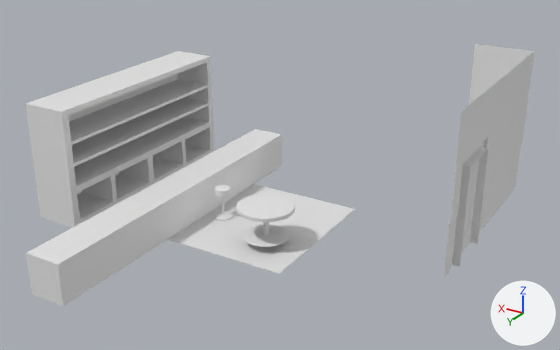
A saved change to the Blender file Assets/Art/Models/BarThings/BarThings.blend.
Both versions are drawn from a 50 mm lens placed at (-48.8, 75.3, 44.9), pointed at (-3.5, -0.2, 7.2). The axes (+X, +Y, +Z) are drawn at lower right. The lights are the same throughout.

In view in the first picture: 'Bar', 'Bar stool', 'Door', 'Floor', 'Shelves', 'Table', 'Wall Corner', 'Wall Door Frame', 'Wall Mid'.
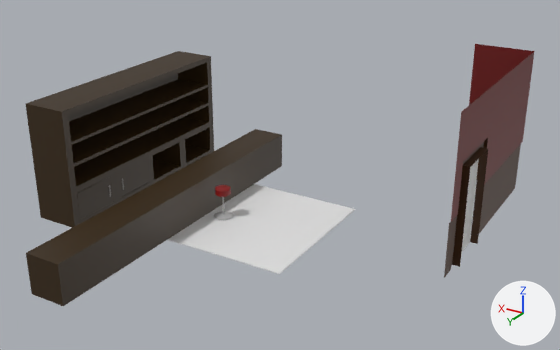
Diff of the bpy script that builds the scene:
```diff
--- a/Assets/Art/Models/BarThings/BarThings.blend.py
+++ b/Assets/Art/Models/BarThings/BarThings.blend.py
@@ mat_material_004 @@
+mat_material_004 = principled_material('Material.004')
+mat_material_004.base_color = (0.0581, 0.02, 0.003)  # brown #44270a
@@ mat_material_010 @@
+mat_material_010 = principled_material('Material.010')
+mat_material_010.base_color = (0.441, 0.441, 0.441)  # grey #b1b1b1
@@ mat_material_009 @@
+mat_material_009 = principled_material('Material.009')
+mat_material_009.base_color = (0.227, 0.000169, 0.0)  # red #830100
@@ me_cube_001 @@
 me_cube_001.from_pydata(...)  # 16 vertices, 14 faces; spans x -0.4..4.28, y -5.68..1.86, z -1.55..3.49
+me_cube_001.materials.append(mat_material_007)  # brown #372506
@@ me_cylinder @@
 me_cylinder.from_pydata(...)  # 224 vertices, 194 faces; spans x -1.31..1.31, y -1.31..1.31, z -9.02..1.18
 # used by ob_bar_stool; location = (4.34, 1.01, 3.68); scale = (1.0, 1.0, 0.391)
+# me_cylinder part 1: all 97 faces centred in x -0.99..0.99, y -0.99..0.99, z -1.0..1.18 switch from no material to mat_material_009 (red #830100)
+# me_cylinder part 2: all 97 faces centred in x -1.16..1.16, y -1.16..1.16, z -9.02..-4.71 switch from no material to mat_material_010 (grey #b1b1b1)
@@ me_plane @@
 # used by ob_shelves; location = (8.76, -1.4, -0.39); rotation_euler = (0.0, 0.0, -1.571), in degrees (0, 0, -90)
-me_plane.from_pydata(...)  # 132 vertices, 126 faces; spans x -15.1..15.1, y 9.5..15.6, z 0.5..16.0
+me_plane.from_pydata(...)  # 128 vertices, 116 faces; spans x -15.1..15.1, y 9.5..15.6, z 0.5..16.0
+# me_plane part 3
+# 4 vertices are removed from x -7.2..7.2, y 9.5, z 1.4..5.1
+# 18 faces are deleted
+# 8 vertices in x 7.2, y 9.5..15.6, z 0.5..5.9 move by (-0.6, 0.0, 0.0)
+# 6 vertices in x -7.2, y 9.5..15.6, z 0.5..5.9 move by (0.6, 0.0, 0.0)
+# 2 vertices move from x -7.2, y 15.1..15.2, z 5.1..5.9 to x -6.5, y 15.1..15.2, z 5.1..5.9
+# 8 new faces join them
+# me_plane part 4: 108 faces spanning x -15.1..15.1, y 9.5..15.6, z 0.5..16.0 switch from no material to mat_material_007 (brown #372506)
@@ me_plane_001 @@
 me_plane_001.from_pydata(...)  # 12 vertices, 5 faces; spans x -16.4..3.2, y 12.2..19.9, z -0.3..-0.1
 # used by ob_wall_mid; location = (-25.59, -31.84, 3.34); rotation_euler = (0.0, 1.571, 0.0), in degrees (0, 90, 0)
+# me_plane_001 part 5: the 1 face centred in x -10.1, y 16.1, z -0.3 switches from no material to mat_material_001 (dark red #6d0c0a)
+# me_plane_001 part 6: the 1 face centred in x -0.2, y 16.1, z -0.2 switches from no material to mat_material_002 (brown #482606)
+me_plane_001.materials.append(mat_material_001)  # dark red #6d0c0a
+me_plane_001.materials.append(mat_material_002)  # brown #482606
+me_plane_001.materials.append(mat_material_003)  # brown #311607
@@ me_plane_002 @@
 me_plane_002.from_pydata(...)  # 18 vertices, 10 faces; spans x -16.4..3.2, y 12.0..19.9, z -0.3..7.6
 # used by ob_wall_corner; location = (-25.59, -39.52, 3.34); rotation_euler = (0.0, 1.571, 0.0), in degrees (0, 90, 0)
+# me_plane_002 part 7: all 2 faces centred in x -0.2, y 12.2..16.1, z -0.2..3.7 switch from no material to mat_material_002 (brown #482606)
+# me_plane_002 part 8: all 2 faces centred in x -10.1, y 12.0..16.0, z -0.3..3.6 switch from no material to mat_material_001 (dark red #6d0c0a)
+me_plane_002.materials.append(mat_material_003)  # brown #311607
@@ me_plane_003 @@
 me_plane_003.from_pydata(...)  # 45 vertices, 26 faces; spans x -17.7..1.8, y 11.0..24.5, z -23.2..-22.3
 # used by ob_wall_door_frame; location = (-3.23, -22.99, 1.97); rotation_euler = (0.0, 1.571, 0.0), in degrees (0, 90, 0)
+# me_plane_003 part 9: all 4 faces centred in x -14.6..-11.5, y 12.4..23.1, z -22.7 switch from no material to mat_material_001 (dark red #6d0c0a)
+# me_plane_003 part 10: all 2 faces centred in x -1.5, y 12.2..23.3, z -22.6 switch from no material to mat_material_002 (brown #482606)
+# me_plane_003 part 11: all 14 faces centred in x -11.5..-3.1, y 13.3..22.2, z -22.8..-22.3 switch from no material to mat_material_004 (brown #44270a)
+me_plane_003.materials.append(mat_material_003)  # brown #311607
@@ me_cube_004 @@
-me_cube_004.from_pydata(...)  # 59 vertices, 49 faces; spans x -0.34..-0.04, y -9.95..-3.64, z -4.94..7.41
+me_cube_004.from_pydata(...)  # 114 vertices, 98 faces; spans x -0.32..0.32, y -9.95..-3.64, z -4.94..7.41
+# me_cube_004 part 12: 59 vertices removed from x -0.34..-0.04, y -9.95..-3.64, z -4.94..7.41; 114 vertices added at x -0.32..0.32, y -9.95..-3.64, z -4.94..7.41
+me_cube_004.materials.append(mat_material_005)  # white #e7e7e7
+me_cube_004.materials.append(mat_material_006)  # yellow #aa8e29
@@ ob_table @@
 ob_table.scale = (1.0, 1.0, 0.391)
+ob_table.hide_set(True)
@@ ob_cupboard_door_right @@
+ob_cupboard_door_right = bpy.data.objects.new('Cupboard door right', me_cube_003)  # 96 vertices, 56 faces; spans x -0.85..0.77, y -1.34..1.93, z -0.41..2.25; in mat_material_007 (brown #372506), mat_material_008 (grey #a6a6a6)
+ob_cupboard_door_right.location = (18.38, 2.68, 4.14)
+ob_cupboard_door_right.rotation_euler = (3.142, 0.0, 0.0)  # degrees (180, 0, 0)
+ob_cupboard_door_right.scale = (0.451, 1.86, 1.36)
@@ ob_cupboard_door_left @@
+ob_cupboard_door_left = bpy.data.objects.new('Cupboard door left', me_cube_002)  # 96 vertices, 56 faces; spans x -0.29..1.33, y -1.34..1.93, z -0.41..2.25; in mat_material_007 (brown #372506), mat_material_008 (grey #a6a6a6)
+ob_cupboard_door_left.location = (18.13, 9.07, 1.58)
+ob_cupboard_door_left.scale = (0.451, 1.86, 1.36)
```

Changed parts and their boxes (x1, y1, x2, y2) in the pictures (560 x 350 px; the box of a moved part takes in the faces that stretch with it):
'Bar', recoloured: (26, 129, 282, 306) in both
'Table', hidden: before (236, 193, 295, 247)
'Cupboard door left', added: after (77, 177, 113, 219)
'Cupboard door right', added: after (118, 158, 150, 197)
part 1 of me_cylinder, recoloured (white to red): (215, 185, 231, 197) in both
part 2 of me_cylinder, recoloured (white to grey): (214, 197, 234, 220) in both
part 3 of me_plane, cut back: (84, 128, 186, 205) in both
part 4 of me_plane, recoloured (grey to brown): (26, 51, 214, 228) in both
part 5 of me_plane_001, recoloured (grey to brown): (488, 65, 518, 180) in both
part 6 of me_plane_001, recoloured: (481, 162, 505, 231) in both
part 7 of me_plane_002, recoloured: (477, 144, 521, 208) in both
part 8 of me_plane_002, recoloured (grey to brown): (469, 44, 535, 160) in both
part 9 of me_plane_003, recoloured (grey to brown): (451, 80, 500, 222) in both
part 10 of me_plane_003, recoloured: (444, 182, 487, 278) in both
part 11 of me_plane_003, recoloured (grey to brown): (451, 138, 488, 267) in both
part 12 of me_cube_004, moved or reshaped: (451, 159, 479, 253) in both
